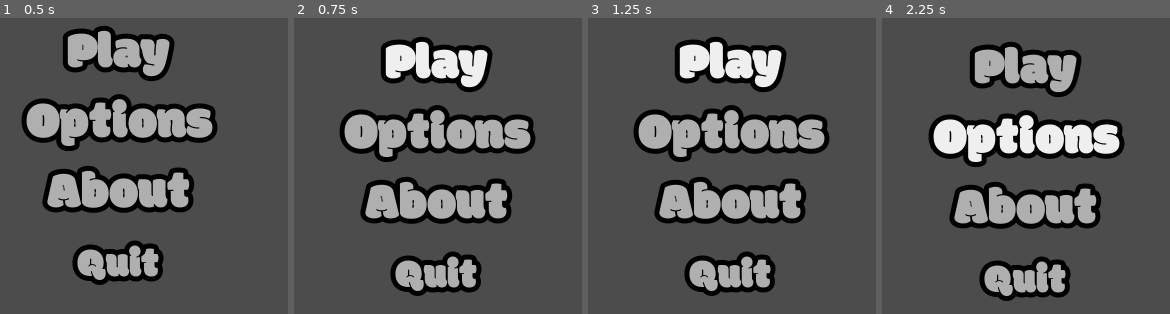
Above: before the commit, frames 1-4 (left to right).
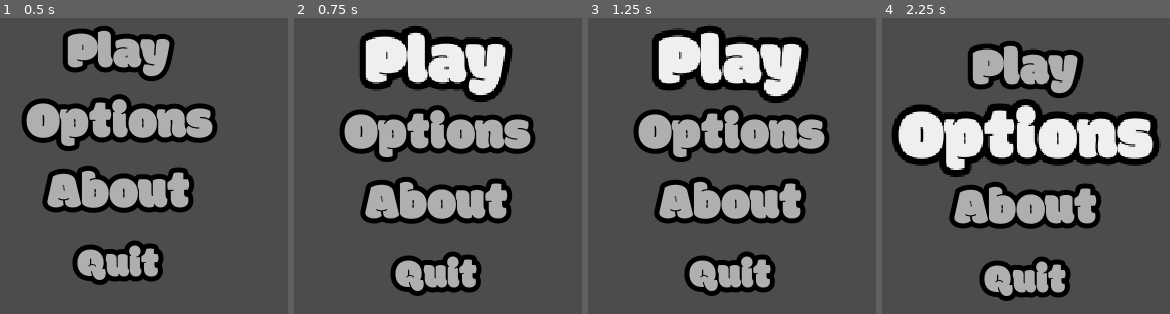
Above: after the commit, the same moments.

Repository: senseibobo/velika-gozba
Game: Godot game, scene res://UI/MainMenu.tscn
The game is run twice, just before and just after one commit, with the same random seed, the same clock (stepped at 60 frames per second) and the same inputs. This scene is started directly instead of the project's main scene.
Inputs:
- Up to frame 1 (0.5 s): no input
- Up to frame 2 (0.75 s): click "Play" at 0.5 s
- Up to frame 3 (1.25 s): no input
- Up to frame 4 (2.25 s): click "Play" at 1.25 s; click "Options" at 2 s

Frame 1 is identical in both runs. In frame 2, 7.3% of the frame differs, in the area x 22-77%, y 2-29%; in frame 3, 7.7%; in frame 4, 13%, in the area x 3-97%, y 7-54%.

Commit message:
removed mistake

Diff:
--- a/Game/UI/MainMenu.gd
+++ b/Game/UI/MainMenu.gd
@@ -1,7 +1,5 @@
 extends Control
 
-export var center_contained_path : NodePath
-onready var cc : CenterContainer = get_node(center_contained_path)
 enum VCONTAINER{
 	MAIN,
 	ABOUT,
@@ -32,6 +30,7 @@
 var c : Array
 
 func _ready() -> void:
+	c = mainc.get_children()
 	_update_visible()
 
 func _process(delta) -> void:
--- a/Game/UI/MainMenu.tscn
+++ b/Game/UI/MainMenu.tscn
@@ -20,6 +20,7 @@
 __meta__ = {
 "_edit_use_anchors_": false
 }
+center_contained_path = null
 center_container_path = NodePath("CenterContainer")
 menu_cointaner_path = NodePath("CenterContainer/MenuContainer")
 about_cointaner_path = NodePath("CenterContainer/AboutContainer")
